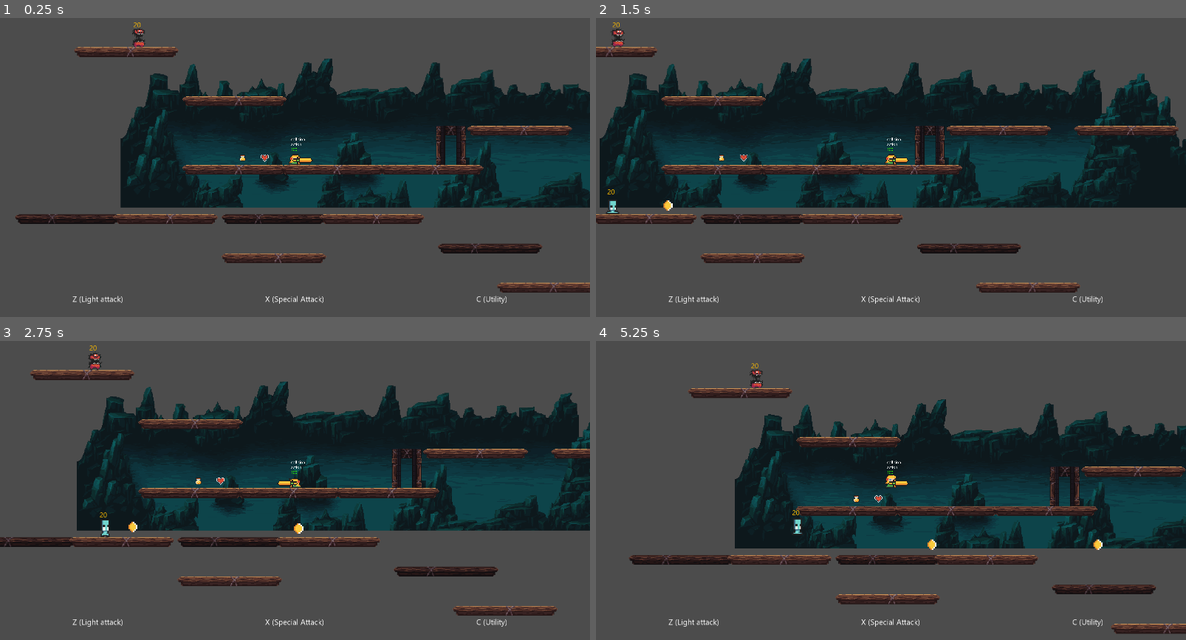
Above: before the commit, frames 1-4 (two rows, left to right).
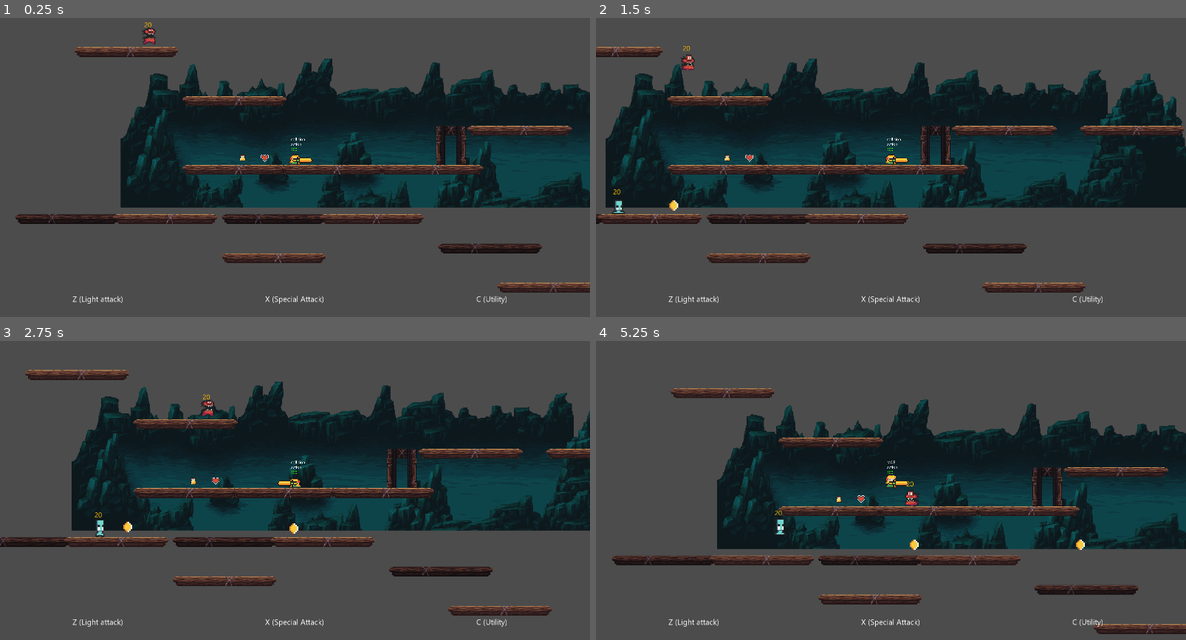
Above: after the commit, the same moments.

Repository: mirondorin/DQ-RL
Game: Godot game, scene res://scenes/MainScene.tscn
Two runs of this game, one before a commit and one after it. Both use one fixed random seed, a clock stepped at 60 frames per second and the inputs below.
Inputs (mouse positions are in pixels of both pictures, inside the frame that each line leads up to):
- Up to frame 1 (0.25 s): no input
- Up to frame 2 (1.5 s): move the mouse to (1020, 137) at 0.52 s; hold C (utility) 0.53-1.28 s; hold Right (ui_right) from 0.53 s (still down); tap Up (ui_up) at 0.77 s; move the mouse to (773, 170) at 1.27 s; tap X (special_attack) at 1.35 s
- Up to frame 3 (2.75 s): tap Up (ui_up) at 1.52 s; tap C (utility) at 1.55 s; move the mouse to (354, 403) at 2.02 s; release Right (ui_right) at 2.03 s; hold Left (ui_left) from 2.03 s (still down); hold C (utility) from 2.03 s (still down)
- Up to frame 4 (5.25 s): move the mouse to (861, 544) at 2.77 s; release Left (ui_left) at 2.78 s; release C (utility) at 2.78 s; hold Right (ui_right) 2.78-4.28 s; tap C (utility) at 2.85, 3.8, 4.35 s; tap Up (ui_up) at 3.02, 3.77, 4.52 s; move the mouse to (1068, 526) at 3.52 s; hold X (special_attack) 3.53-4.28 s; click (1068, 526) at 4.15 s; move the mouse to (714, 427) at 4.27 s; hold Left (ui_left) 4.28-5.03 s; move the mouse to (920, 478) at 5.02 s; hold Right (ui_right) from 5.03 s (still down); hold C (utility) from 5.03 s (still down)

The runs differ from the first frame. In frame 1, 0.2% of the frame differs, in the area x 22-27%, y 1-10%; in frame 2, 8.3%; in frame 3, 7.2%; in frame 4, 12%, in the area x 2-100%, y 7-99%.

Commit message:
added air, collision resistance for impulse

Diff:
--- a/scenes/MainScene.tscn
+++ b/scenes/MainScene.tscn
@@ -64,7 +64,6 @@
 
 [node name="Mob" parent="." instance=ExtResource( 3 )]
 position = Vector2( 278.539, 522.079 )
-follow = false
 [connection signal="body_entered" from="Level/WorldBoundary/Area2D" to="Level/WorldBoundary" method="_on_Area2D_body_entered"]
 
 [editable path="Level"]
--- a/scripts/PlayableCharacter.gd
+++ b/scripts/PlayableCharacter.gd
@@ -5,6 +5,9 @@
 export var SPEED = 100
 export var JUMPSPEED = 80
 onready var GRAVITY = get_node('../GlobalSettings').GRAVITY
+export var air_resistance_factor = 11
+export var collision_resistance_factor = 3
+
 var screen_size # Size of the game window
 var velocity = Vector2()
 
@@ -56,7 +59,7 @@
 	var dir = -1 if $AnimatedSprite.flip_h else 1
 	self.GRAVITY = 0
 	velocity.y = 0
-	impulse(500, Vector2(dir, -0.001), 10)
+	impulse(500, Vector2(dir, -0.001), 10, false)
 
 func solve_animation(velocity,delta):
 	if $AnimationPlayer.current_animation != 'special-attack':
@@ -99,8 +102,6 @@
 func take_damage(value):
 	stats['health'] -= value
 	on_lose_hp()
-
-
 
 func solve_input(delta):
 	$DebugAction.text = 'action'
@@ -137,7 +138,7 @@
 		yield(get_tree().create_timer(0.2), "timeout")
 		self.GRAVITY = get_node('../GlobalSettings').GRAVITY
 		in_dash = false
-		self.impulse_force = 0
+		self.impulse_current_x = impulse_current_x/3
 		self.impulse_step = 5
 	if Input.is_action_just_pressed("debug_test"):
 		var dir = (self.position - get_global_mouse_position()).normalized() * -1
@@ -147,22 +148,39 @@
 		switch_weapon()
 
 var impulse_force = 0
+var impulse_current_x = 0
+var impulse_current_y = 0
 var impulse_dir = Vector2(0, 0)
 var in_impulse = false
 var impulse_step = 5
 
-func impulse(force, direction, step = 5):
-	impulse_force += force
+func impulse(force, direction, step = 5, additive = true):
+	if additive:
+		impulse_current_x += force
+		impulse_current_y += force
+	else:
+		impulse_current_x = force
+		impulse_current_y = force
 	impulse_dir = direction
 	impulse_step = step
 	in_impulse = true
 
 func solve_impulse():
-	if impulse_force > 0:
-		impulse_force -= impulse_step
-	if impulse_force <= 0:
-		impulse_dir = Vector2(0, 0)
-		impulse_force = 0
+	if impulse_current_x > 0:
+		impulse_current_x -= impulse_step + abs(x_direction) * SPEED/air_resistance_factor
+
+	if impulse_current_y > 0:
+		impulse_current_y -= impulse_step
+
+	if impulse_current_x <= 0:
+		impulse_current_x = 0
+		impulse_dir.x = 0
+
+	if impulse_current_y <= 0:
+		impulse_current_y = 0
+		impulse_dir.y = 0
+
+	if impulse_current_x <= 0 and impulse_current_y <= 0:
 		impulse_step = 5
 		in_impulse = false
 
@@ -175,25 +193,23 @@
 		velocity.y=0
 		jump_intensity = 0
 		in_jump=false
-		impulse_force = 0
+		impulse_current_x = 0
+		impulse_current_y = 0
 
 	if is_on_ceiling():
 		velocity.y=max(0,velocity.y)
-		impulse_force /= 3
+		impulse_current_y /= collision_resistance_factor
 
 	if is_on_wall():
-		impulse_force /= 3
+		impulse_current_x /= collision_resistance_factor
 
 	solve_animation(velocity,delta)
 	solve_input(delta)
 	#dash(delta)
 
-#	if in_impulse:
-#		x_direction = 0
-
-	velocity.x = x_direction * SPEED + impulse_dir.x * impulse_force
-	var vel = Vector2(velocity.x,
-	self.velocity.y + impulse_dir.y * impulse_force )
+	velocity.x = x_direction * SPEED + impulse_dir.x * impulse_current_x
+	var vel_y = velocity.y + impulse_dir.y * impulse_current_y
+	var vel = Vector2(velocity.x, vel_y)
 
 	move_and_slide(vel, Vector2(0, -1))
 
--- a/scripts/mobs/Mob.gd
+++ b/scripts/mobs/Mob.gd
@@ -6,7 +6,7 @@
 func attack_player(player):
 	if can_attack:
 		player.take_damage(attack_damage)
-		move_and_slide(Vector2(velocity.x + 2000*direction*-1, velocity.y), Vector2(0, -1))
+		move_and_slide(Vector2(velocity.x + 2000*x_direction*-1, velocity.y), Vector2(0, -1))
 		can_attack = false
 		attack_timer.start()
 
--- a/scripts/mobs/MobProjectile.gd
+++ b/scripts/mobs/MobProjectile.gd
@@ -1,18 +1,20 @@
 extends 'res://scripts/mobs/Mob_base.gd'
 
 const bullet = preload("res://scenes/WeaponProjectile_bullet.tscn")
+var max_dist_player = 150
+
 
 func _init():
 	self.SPEED = 20
 
 func follow_player():
-	if abs(position.x - player.position.x) > 150: #make 150 a variable
+	if abs(position.x - player.position.x) > max_dist_player:
 		if position.x < player.position.x:
-			direction = 1
+			x_direction = 1
 		else:
-			direction = -1
+			x_direction = -1
 	else:
-		direction = 0
+		x_direction = 0
 
 	if position.x < player.position.x:
 		$AnimatedSprite.flip_h = false
@@ -20,7 +22,7 @@
 		$AnimatedSprite.flip_h = true
 
 	if not follow:
-		direction = 0
+		x_direction = 0
 
 func attack_player(player): #player will be null here
 	if can_attack:
--- a/scripts/mobs/Mob_base.gd
+++ b/scripts/mobs/Mob_base.gd
@@ -6,6 +6,10 @@
 export var SPEED = 90
 export var JUMPSPEED = 320
 onready var GRAVITY = get_tree().get_root().get_node('MainScene/GlobalSettings').GRAVITY
+export var air_resistance_factor = 11
+export var collision_resistance_factor = 3
+
+
 onready var player = get_tree().get_root().get_node('MainScene/PlayableCharacter')
 onready var attack_timer = $'AttackCooldown'
 onready var jump_timer = $'JumpCooldown'
@@ -13,7 +17,7 @@
 var is_dead = false
 
 var velocity = Vector2()
-var direction = 1
+var x_direction = 0
 var in_jump = false
 var can_jump = false
 var can_attack = true
@@ -24,7 +28,6 @@
 var attack_cooldown = 1.5
 var jump_cooldown = 4
 
-var x_direction = 0
 
 func _ready():
 	attack_timer.wait_time = attack_cooldown
@@ -50,19 +53,19 @@
 
 func follow_player():
 	if position.x < player.position.x:
-		direction = 1
+		x_direction = 1
 	else:
-		direction = -1
+		x_direction = -1
 
 	if not follow:
-		direction = 0
+		x_direction = 0
 
 func attack_player(player):
 	pass
 
 func solve_animation(velocity,delta):
 	if velocity.x != 0:
-		$AnimatedSprite.flip_h = velocity.x < 0
+		$AnimatedSprite.flip_h = x_direction < 0
 		$AnimatedSprite.animation = 'walk'
 
 	if velocity.x == 0:
@@ -78,22 +81,39 @@
 		spawner.decrease_spawned()
 
 var impulse_force = 0
+var impulse_current_x = 0
+var impulse_current_y = 0
 var impulse_dir = Vector2(0, 0)
 var in_impulse = false
 var impulse_step = 5
 
-func impulse(force, direction, step = 5):
-	impulse_force += force
+func impulse(force, direction, step = 5, additive = true):
+	if additive:
+		impulse_current_x += force
+		impulse_current_y += force
+	else:
+		impulse_current_x = force
+		impulse_current_y = force
 	impulse_dir = direction
 	impulse_step = step
 	in_impulse = true
 
 func solve_impulse():
-	if impulse_force > 0:
-		impulse_force -= impulse_step
-	if impulse_force <= 0:
-		impulse_dir = Vector2(0, 0)
-		impulse_force = 0
+	if impulse_current_x > 0:
+		impulse_current_x -= impulse_step + abs(x_direction) * SPEED/air_resistance_factor
+
+	if impulse_current_y > 0:
+		impulse_current_y -= impulse_step
+
+	if impulse_current_x <= 0:
+		impulse_current_x = 0
+		impulse_dir.x = 0
+
+	if impulse_current_y <= 0:
+		impulse_current_y = 0
+		impulse_dir.y = 0
+
+	if impulse_current_x <= 0 and impulse_current_y <= 0:
 		impulse_step = 5
 		in_impulse = false
 
@@ -106,30 +126,32 @@
 		velocity.y = 0
 		jump_intensity = 0
 		in_jump=false
-		impulse_force = 0
+		impulse_current_x = 0
+		impulse_current_y = 0
 
 	if is_on_ceiling():
 		velocity.y=max(0,velocity.y)
-		impulse_force /= 3
+		impulse_current_y /= collision_resistance_factor
+
+	if is_on_wall():
+		impulse_current_x /= collision_resistance_factor
 
 	if can_jump and follow and position.y >= player.position.y - 5:
 		velocity.y += jump(delta)
 		can_jump = false
-		impulse_force /= 3
-
 
 	if in_impulse:
-		direction = 0
+		x_direction = 0
+
 	if Input.is_action_just_pressed("debug_test"):
 		var dir = (self.position - get_global_mouse_position()).normalized() * -1
 		impulse(400, dir)
 
 	solve_animation(velocity, delta)
 
-	#solve_animation(velocity,delta)
-	#move_and_collide(velocity)
-	velocity.x = direction * SPEED + impulse_dir.x * impulse_force
-	move_and_slide(Vector2(velocity.x , velocity.y + impulse_dir.y * impulse_force), Vector2(0, -1))
+	velocity.x = x_direction * SPEED + impulse_dir.x * impulse_current_x
+	var vel_y = velocity.y + impulse_dir.y * impulse_current_y
+	move_and_slide(Vector2(velocity.x , vel_y), Vector2(0, -1))
 
 
 	var previous = get_slide_count()
